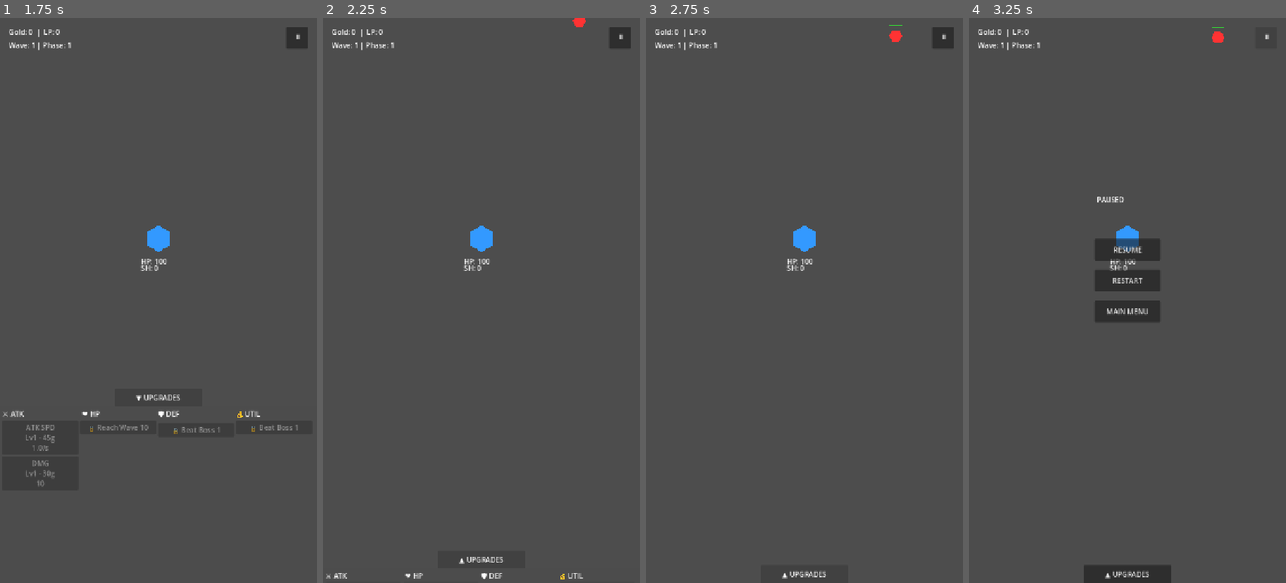
Above: before the commit, frames 1-4 (left to right).
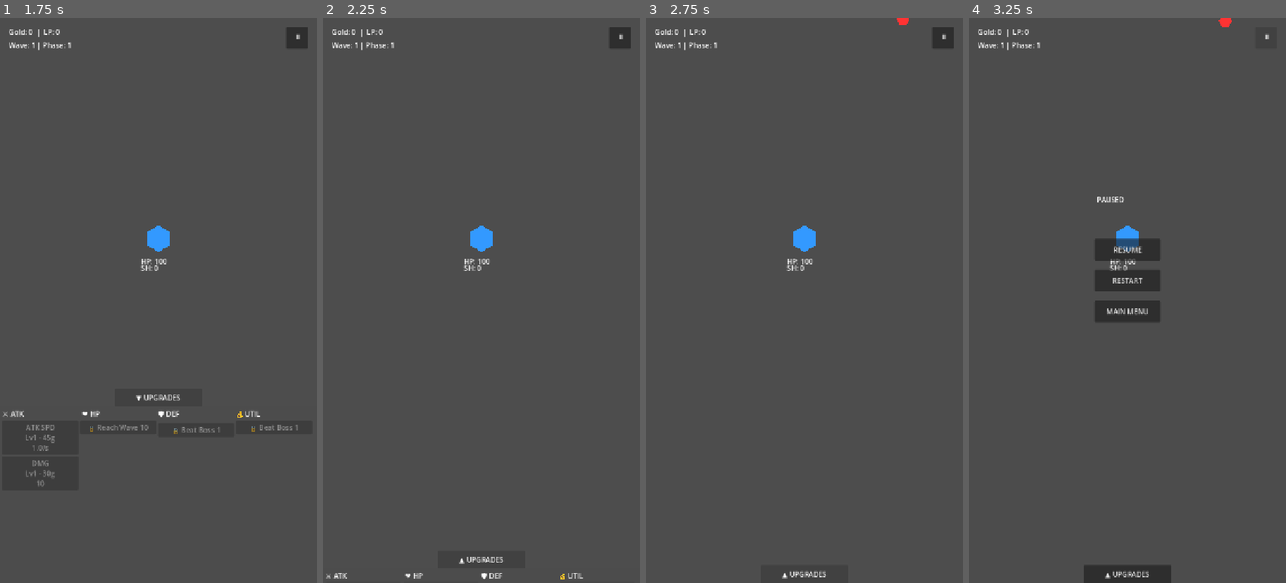
Above: after the commit, the same moments.

Repository: elydarstudio/Base_Defence
Game: Godot game, scene res://Scenes/StartMenu.tscn
Two runs of this game, one before a commit and one after it. Both use one fixed random seed, a clock stepped at 60 frames per second and the inputs below.
Inputs:
- Up to frame 1 (1.75 s): click "PLAY" at 0.5 s; click "▲ UPGRADES" at 1.25 s
- Up to frame 2 (2.25 s): click "▼ UPGRADES" at 2 s
- Up to frame 3 (2.75 s): no input
- Up to frame 4 (3.25 s): click "⏸" at 2.75 s

Frame 1 is identical in both runs. In frame 2, less than 0.1% of the frame differs, in the area x 78-83%, y 0-2%; in frame 3, 0.1%; in frame 4, 0.1%, in the area x 76-83%, y 0-5%.

Commit message:
feat: kill-based wave system, brute and runner enemy types, deterministic wave progression

Diff:
--- a/base-defence/Scenes/runner.tscn
+++ b/base-defence/Scenes/runner.tscn
@@ -1,10 +1,13 @@
 [gd_scene format=3 uid="uid://ccle4y1crmdot"]
 
 [ext_resource type="Script" uid="uid://c770bt3b300dr" path="res://Scripts/runner.gd" id="1_q3e2r"]
+
+[sub_resource type="CircleShape2D" id="CircleShape2D_q3e2r"]
 
 [node name="Runner" type="Area2D" unique_id=844063752]
 script = ExtResource("1_q3e2r")
 
 [node name="CollisionShape2D" type="CollisionShape2D" parent="." unique_id=1623066600]
+shape = SubResource("CircleShape2D_q3e2r")
 
 [node name="Visual" type="Polygon2D" parent="." unique_id=18544040]
--- a/base-defence/Scripts/brute.gd
+++ b/base-defence/Scripts/brute.gd
@@ -77,6 +77,7 @@
 	if main_node != null:
 		main_node.add_currency(currency_value)
 		main_node.spawn_damage_number(currency_value, global_position + Vector2(0, -35), "gold")
+		main_node.on_enemy_killed()
 	queue_free()
 
 func setup(base: Node2D, main: Node):
--- a/base-defence/Scripts/enemy.gd
+++ b/base-defence/Scripts/enemy.gd
@@ -81,6 +81,7 @@
 		var base_gold = 5 + (main_node.phase * 3)
 		main_node.add_currency(base_gold)
 		main_node.spawn_damage_number(base_gold, global_position + Vector2(0, -35), "gold")
+		main_node.on_enemy_killed()
 	queue_free()
 
 func setup(base: Node2D, main: Node):
--- a/base-defence/Scripts/main.gd
+++ b/base-defence/Scripts/main.gd
@@ -9,9 +9,9 @@
 
 # Spawn
 var spawn_timer: float = 0.0
-var spawn_interval: float = 1.25
-var wave_timer: float = 0.0
-var wave_duration: float = 25.0
+var enemies_to_spawn: int = 0
+var enemies_spawned: int = 0
+var wave_complete: bool = false
 
 # Progress
 var wave: int = 1
@@ -30,16 +30,14 @@
 var panel_open: bool = false
 
 # ── ATK stats ─────────────────────────────────
-# CAPPED
 var attack_speed_level: int = 0
 var attack_speed_cost: int = 45
-var attack_speed_max: int = 100  # 100 * 0.06/s = 6.0 + base 1.0 = 7.0/s cap
+var attack_speed_max: int = 100
 
 var crit_chance_level: int = 0
 var crit_chance_cost: int = 45
-var crit_chance_max: int = 100  # 100 * 0.8% = 80% cap
-
-# INFINITE
+var crit_chance_max: int = 100
+
 var damage_level: int = 0
 var damage_cost: int = 30
 var damage_max: int = 999
@@ -53,16 +51,14 @@
 var crit_dmg_max: int = 999
 
 # ── DEF stats ─────────────────────────────────
-# CAPPED
 var shield_strength_level: int = 0
 var shield_strength_cost: int = 45
-var shield_strength_max: int = 100  # 100 * 0.3% = 30% + base 10% = 40% cap
+var shield_strength_max: int = 100
 
 var evasion_level: int = 0
 var evasion_cost: int = 45
-var evasion_max: int = 100  # 100 * 0.2% = 20% cap
-
-# INFINITE
+var evasion_max: int = 100
+
 var shield_level: int = 0
 var shield_cost: int = 30
 var shield_max: int = 999
@@ -76,7 +72,6 @@
 var shield_mult_max: int = 999
 
 # ── HP stats ──────────────────────────────────
-# INFINITE
 var max_hp_level: int = 0
 var max_hp_cost: int = 30
 var max_hp_max: int = 999
@@ -98,7 +93,6 @@
 var heal_mult_max: int = 999
 
 # ── UTIL stats ────────────────────────────────
-# INFINITE
 var gold_per_kill_level: int = 0
 var gold_per_kill_cost: int = 30
 var gold_per_kill_max: int = 999
@@ -117,29 +111,28 @@
 
 var legacy_drop_level: int = 0
 var legacy_drop_cost: int = 45
-var legacy_drop_max: int = 100 # 50 * 0.8% = 40% cap
+var legacy_drop_max: int = 100
 
 var tooltip_buttons: Dictionary = {}
 
+const BASE_ENEMIES_PER_WAVE = 15
+const ENEMIES_PER_WAVE_WAVE_SCALING = 2
+const ENEMIES_PER_WAVE_PHASE_SCALING = 3
+
 const UNLOCK_REQUIREMENTS = {
-	# unlock_level 0
 	"ATKSpdButton": 0,
 	"DmgButton": 0,
-	# unlock_level 1 — reach wave 10
 	"MaxHPButton": 1,
 	"RegenAmtButton": 1,
-	# unlock_level 2 — beat boss 1
 	"ShieldButton": 2,
 	"ShieldRegenButton": 2,
 	"GoldPerKillButton": 2,
 	"LPGainButton": 2,
-	# unlock_level 3 — beat boss 2
 	"DmgMultButton": 3,
 	"HPMultButton": 3,
 	"ShieldStrengthButton": 3,
 	"GoldMultButton": 3,
 	"LegacyMultButton": 3,
-	# unlock_level 4 — reach phase 3 boss
 	"CritChanceButton": 4,
 	"CritDmgButton": 4,
 	"RegenSpdButton": 4,
@@ -147,7 +140,6 @@
 	"ShieldMultButton": 4,
 	"EvasionButton": 4,
 	"LegacyDropButton": 4,
-	# locked placeholders
 	"DEFLocked": 999,
 	"HPLocked": 999,
 	"UTILLocked": 999,
@@ -166,6 +158,7 @@
 	$Base.set_main(self)
 	_apply_workshop_floors()
 	_apply_unlock_level()
+	enemies_to_spawn = _get_wave_enemy_count()
 	_update_ui()
 	tooltip_buttons = {
 		$UI/UpgradePanel/ColumnsContainer/ATKColumn/ATKSpdButton: "atk_spd",
@@ -193,6 +186,10 @@
 		var key = tooltip_buttons[btn]
 		btn.mouse_entered.connect(func(): _show_tooltip(key))
 		btn.mouse_exited.connect(func(): _hide_tooltip())
+
+func _get_wave_enemy_count() -> int:
+	return BASE_ENEMIES_PER_WAVE + (wave * ENEMIES_PER_WAVE_WAVE_SCALING) + (phase * ENEMIES_PER_WAVE_PHASE_SCALING)
+
 func _calc_cost(base: int, level: int, is_capped: bool) -> int:
 	if is_capped:
 		var scale = 1.23 if level < 50 else 1.4
@@ -202,8 +199,6 @@
 
 func _apply_unlock_level():
 	var unlock = SaveManager.data["unlock_level"]
-
-	# Hide/show individual stat buttons
 	var columns = ["ATKColumn", "DEFColumn", "HPColumn", "UTILColumn"]
 	for col in columns:
 		var col_node = $UI/UpgradePanel/ColumnsContainer.get_node(col)
@@ -211,12 +206,9 @@
 			if child is Button:
 				var required = UNLOCK_REQUIREMENTS.get(child.name, 3)
 				child.visible = unlock >= required
-
-	# Show/hide locked placeholders
 	var def_locked = $UI/UpgradePanel/ColumnsContainer/DEFColumn/DEFLocked
 	var hp_locked = $UI/UpgradePanel/ColumnsContainer/HPColumn/HPLocked
 	var util_locked = $UI/UpgradePanel/ColumnsContainer/UTILColumn/UTILLocked
-
 	def_locked.visible = unlock < 1
 	hp_locked.visible = unlock < 2
 	util_locked.visible = unlock < 2
@@ -233,7 +225,6 @@
 
 func _apply_workshop_floors():
 	var d = SaveManager.data
-	# ATK
 	attack_speed_level = d["floor_attack_speed"]
 	$Base.fire_rate += attack_speed_level * 0.125
 	damage_level = d["floor_damage"]
@@ -244,7 +235,6 @@
 	$Base.crit_chance += crit_chance_level * 0.0125
 	crit_dmg_level = d["floor_crit_dmg"]
 	$Base.crit_damage += crit_dmg_level * 0.10
-	# DEF
 	shield_level = d["floor_shield"]
 	$Base.max_shield += shield_level * 50.0
 	$Base.shield += shield_level * 50.0
@@ -256,18 +246,16 @@
 	$Base.shield_multiplier += shield_mult_level * 0.1
 	evasion_level = d["floor_evasion"]
 	$Base.evasion += evasion_level * 0.002
-	# HP
 	max_hp_level = d["floor_max_hp"]
 	$Base.increase_max_health(max_hp_level * 10.0)
 	regen_amt_level = d["floor_regen_amt"]
 	$Base.hp_regen += regen_amt_level * 1.0
 	regen_spd_level = d["floor_regen_spd"]
-	$Base.regen_interval = max(1.0, 5.0 - (regen_spd_level * 0.1))
+	$Base.regen_interval = max(0.5, 5.0 - (regen_spd_level * 0.045))
 	heal_mult_level = d["floor_heal_mult"]
 	$Base.heal_multiplier += heal_mult_level * 0.1
 	hp_mult_level = d["floor_hp_mult"]
 	$Base.hp_multiplier += hp_mult_level * 0.1
-	# UTIL
 	gold_per_kill_level = d["floor_gold_per_kill"]
 	gold_mult_level = d["floor_gold_mult"]
 	lp_gain_level = d["floor_lp_gain"]
@@ -279,15 +267,17 @@
 		return
 	if boss_wave:
 		return
-	wave_timer += delta
+	if wave_complete:
+		return
 	spawn_timer += delta
-	var current_spawn_interval = spawn_interval / (1.0 + (difficulty * 0.09))
-	if spawn_timer >= current_spawn_interval:
+	var current_spawn_interval = 1.8 / (1.0 + (difficulty * 0.09))
+	if spawn_timer >= current_spawn_interval and enemies_spawned < enemies_to_spawn:
 		spawn_timer = 0.0
+		enemies_spawned += 1
 		_spawn_enemy()
-	if wave_timer >= wave_duration:
-		wave_timer = 0.0
-		_advance_wave()
+
+func _get_spawn_scene() -> PackedScene:
+	return enemy_scene
 
 func _spawn_enemy():
 	var scene = _get_spawn_scene()
@@ -297,19 +287,12 @@
 	e.scale_to_wave(difficulty)
 	e.global_position = _random_edge_position()
 
-func _get_spawn_scene() -> PackedScene:
-	var brute_chance = 0.0
-	var runner_chance = 0.0
-	if phase >= 2:
-		brute_chance = min(0.05 + ((phase - 2) * 0.005), 0.15)
-	if phase >= 3:
-		runner_chance = min(0.05 + ((phase - 3) * 0.005), 0.15)
-	var roll = randf()
-	if roll < brute_chance:
-		return brute_scene
-	elif roll < brute_chance + runner_chance:
-		return runner_scene
-	return enemy_scene
+func on_enemy_killed():
+	if enemies_spawned >= enemies_to_spawn and not boss_wave:
+		var remaining = get_tree().get_nodes_in_group("enemies").size()
+		if remaining <= 1:
+			wave_complete = true
+			_advance_wave()
 
 func _spawn_boss():
 	boss_wave = true
@@ -324,9 +307,10 @@
 func _advance_wave():
 	wave += 1
 	difficulty += 1
+	enemies_spawned = 0
+	enemies_to_spawn = _get_wave_enemy_count()
+	wave_complete = false
 	_check_unlock_progression()
-	spawn_interval = 1.8 / (1.0 + (difficulty * 0.09))
-	# Legacy per wave
 	var lp_earned = 1 + lp_gain_level
 	var lp_total = int(lp_earned * (1.0 + (legacy_mult_level * 0.1)))
 	legacy_points += lp_total
@@ -343,7 +327,9 @@
 	wave += 1
 	phase += 1
 	difficulty += 3
-	spawn_interval = 1.8 / (1.0 + (difficulty * 0.09))
+	enemies_spawned = 0
+	enemies_to_spawn = _get_wave_enemy_count()
+	wave_complete = false
 	enemies_killed = 0
 	var unlock = SaveManager.data["unlock_level"]
 	if phase > SaveManager.data["max_start_phase"]:
@@ -362,7 +348,6 @@
 	var multiplied = int(total * (1.0 + (gold_mult_level * 0.1)))
 	currency += multiplied
 	enemies_killed += 1
-	# Legacy drop chance
 	var drop_chance = 0.05 + (legacy_drop_level * 0.0035)
 	if randf() < drop_chance:
 		var drop = int((1 + lp_gain_level) * (1.0 + (legacy_mult_level * 0.1)))
@@ -390,7 +375,6 @@
 	get_tree().paused = false
 	get_tree().reload_current_scene()
 
-# ── Panel toggle ──────────────────────────────
 func _on_panel_handle_pressed():
 	panel_open = !panel_open
 	var target_y = 1280 - 400 if panel_open else 1280
@@ -399,12 +383,9 @@
 	tween.tween_property(panel, "position:y", target_y, 0.2)
 	$UI/UpgradePanel/PanelHandle.text = "▼ UPGRADES" if panel_open else "▲ UPGRADES"
 
-# ── UI update ─────────────────────────────────
 func _update_ui():
 	$UI/CurrencyLabel.text = "Gold: " + str(currency) + "  |  LP: " + str(legacy_points)
 	$UI/WaveLabel.text = "Wave: " + str(wave) + " | Phase: " + str(phase)
-
-	# ATK
 	_update_btn($UI/UpgradePanel/ColumnsContainer/ATKColumn/ATKSpdButton,
 		"ATK SPD", attack_speed_level, attack_speed_max, attack_speed_cost,
 		str(snappedf($Base.fire_rate, 0.01)) + "/s")
@@ -420,9 +401,6 @@
 	_update_btn($UI/UpgradePanel/ColumnsContainer/ATKColumn/CritDmgButton,
 		"CRIT DMG", crit_dmg_level, crit_dmg_max, crit_dmg_cost,
 		"+" + str(crit_dmg_level * 10) + "%")
-
-	# DEF
-	# DEF
 	_update_btn($UI/UpgradePanel/ColumnsContainer/DEFColumn/ShieldButton,
 		"SHIELD", shield_level, shield_max, shield_cost,
 		str(shield_level * 50))
@@ -431,15 +409,13 @@
 		str(snappedf(max(0.5, 5.0 - (shield_regen_level * 0.045)), 0.01)) + "s")
 	_update_btn($UI/UpgradePanel/ColumnsContainer/DEFColumn/ShieldStrengthButton,
 		"SHLD STR", shield_strength_level, shield_strength_max, shield_strength_cost,
-		str(snappedf(shield_strength_level * 0.4, 0.1)) + "%")
+		str(snappedf(10.0 + (shield_strength_level * 0.3), 0.1)) + "%")
 	_update_btn($UI/UpgradePanel/ColumnsContainer/DEFColumn/ShieldMultButton,
 		"SHLD MULT", shield_mult_level, shield_mult_max, shield_mult_cost,
 		"+" + str(shield_mult_level * 10) + "%")
 	_update_btn($UI/UpgradePanel/ColumnsContainer/DEFColumn/EvasionButton,
 		"EVASION", evasion_level, evasion_max, evasion_cost,
 		str(snappedf(evasion_level * 0.2, 0.1)) + "%")
-
-	# HP
 	_update_btn($UI/UpgradePanel/ColumnsContainer/HPColumn/MaxHPButton,
 		"MAX HP", max_hp_level, max_hp_max, max_hp_cost,
 		str(100 + (max_hp_level * 10)))
@@ -448,18 +424,16 @@
 		str(regen_amt_level) + " hp")
 	_update_btn($UI/UpgradePanel/ColumnsContainer/HPColumn/RegenSpdButton,
 		"REGEN SPD", regen_spd_level, regen_spd_max, regen_spd_cost,
-		str(max(1.0, 5.0 - (regen_spd_level * 0.1))) + "s")
+		str(snappedf(max(0.5, 5.0 - (regen_spd_level * 0.045)), 0.01)) + "s")
 	_update_btn($UI/UpgradePanel/ColumnsContainer/HPColumn/HPMultButton,
 		"HP MULT", hp_mult_level, hp_mult_max, hp_mult_cost,
 		"+" + str(hp_mult_level * 10) + "%")
 	_update_btn($UI/UpgradePanel/ColumnsContainer/HPColumn/HealMultButton,
 		"HEAL MULT", heal_mult_level, heal_mult_max, heal_mult_cost,
 		"+" + str(heal_mult_level * 10) + "%")
-
-	# UTIL
 	_update_btn($UI/UpgradePanel/ColumnsContainer/UTILColumn/GoldPerKillButton,
 		"GOLD/KILL", gold_per_kill_level, gold_per_kill_max, gold_per_kill_cost,
-		"+" + str(gold_per_kill_level * 2) + "g")
+		"+" + str(gold_per_kill_level) + "g")
 	_update_btn($UI/UpgradePanel/ColumnsContainer/UTILColumn/GoldMultButton,
 		"GOLD MULT", gold_mult_level, gold_mult_max, gold_mult_cost,
 		"+" + str(gold_mult_level * 10) + "%")
@@ -626,7 +600,7 @@
 	if currency < regen_spd_cost or regen_spd_level >= regen_spd_max: return
 	currency -= regen_spd_cost
 	regen_spd_level += 1
-	regen_spd_cost = _calc_cost(30, regen_spd_level, false)
+	regen_spd_cost = _calc_cost(45, regen_spd_level, true)
 	$Base.regen_interval = max(0.5, 5.0 - (regen_spd_level * 0.045))
 	_update_ui()
 
@@ -691,7 +665,6 @@
 		3: return Vector2(740, randf_range(0, 1280))
 	return Vector2.ZERO
 
-
 # ── Pause ─────────────────────────────────────
 func _on_pause_button_pressed():
 	get_tree().paused = true
@@ -710,7 +683,7 @@
 	get_tree().paused = false
 	get_tree().change_scene_to_file("res://Scenes/StartMenu.tscn")
 
-# ── Game Over extra button ─────────────────────
+# ── Game Over ─────────────────────────────────
 func _on_menu_button_pressed():
 	get_tree().paused = false
 	get_tree().change_scene_to_file("res://Scenes/StartMenu.tscn")
--- a/base-defence/Scripts/runner.gd
+++ b/base-defence/Scripts/runner.gd
@@ -77,6 +77,7 @@
 	if main_node != null:
 		main_node.add_currency(currency_value)
 		main_node.spawn_damage_number(currency_value, global_position + Vector2(0, -35), "gold")
+		main_node.on_enemy_killed()
 	queue_free()
 
 func setup(base: Node2D, main: Node):
